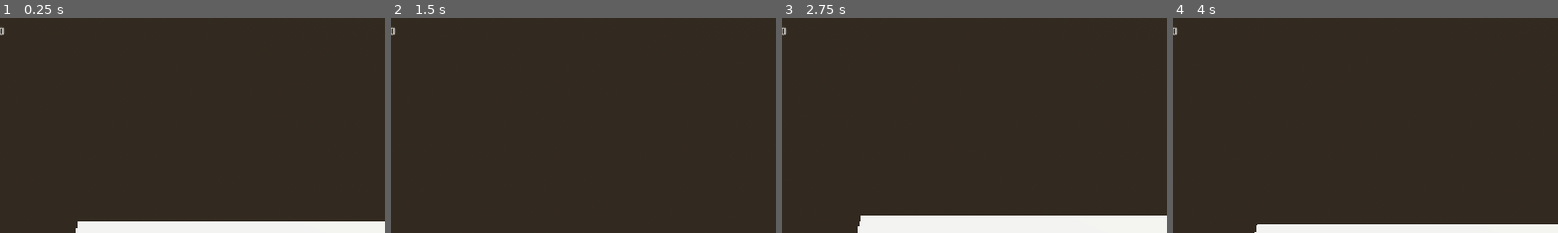
Above: before the commit, frames 1-4 (left to right).
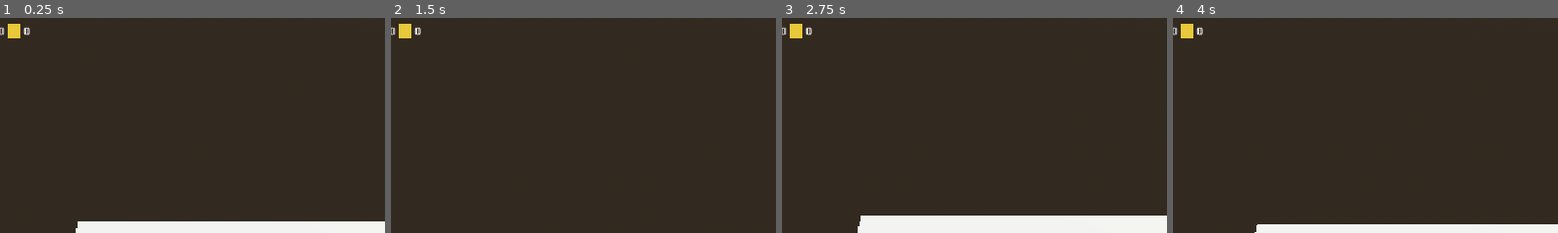
Above: after the commit, the same moments.

Repository: sirdik/zola-game-1
Game: Godot game, scene res://game/world/Forest.tscn
The game is run twice, just before and just after one commit, with the same random seed, the same clock (stepped at 60 frames per second) and the same inputs.
Inputs:
- Up to frame 1 (0.25 s): no input
- Up to frame 2 (1.5 s): tap Enter (p1_action) at 0.5, 0.6, 1.35 s; hold Up (p1_move_forward) 0.53-1.28 s; tap Space (p1_jump) at 0.77 s; hold Down (p1_move_back) from 1.28 s (still down)
- Up to frame 3 (2.75 s): tap Space (p1_jump) at 1.52 s; release Down (p1_move_back) at 2.03 s; hold Up (p1_move_forward) from 2.03 s (still down); tap Enter (p1_action) at 2.1 s
- Up to frame 4 (4 s): tap Enter (p1_action) at 2.85, 3.6 s; tap Space (p1_jump) at 3.02, 3.77 s; release Up (p1_move_forward) at 3.53 s; hold Down (p1_move_back) from 3.53 s (still down)
The pictures show only the part of the screen within x 30-80%, y 0-50%; the shares and areas given below are measured in that part.

The runs differ from the first frame. In frame 1, 0.3% of the frame differs, in the area x 2-8%, y 2-10%; in frame 2, 0.3%; in frame 3, 0.3%; in frame 4, 0.3%.

Commit message:
Add animal data, Animals autoload, and the horn item
- Create data/animals.json with 4 animals (fox, wolf, deer, bear)
- Create game/autoload/animals.gd with defensive JSON parsing
- Register Animals autoload in project.godot
- Add horn item to data/items.json
Co-Authored-By: Claude Haiku 4.5 <noreply@anthropic.com>
Claude-Session: https://claude.ai/code/session_014rTmxJaND9vaABnW6Byv9U

Diff:
--- /dev/null
+++ b/data/animals.json
@@ -0,0 +1,8 @@
+{
+  "animals": [
+    { "id": "fox", "name": "Liška", "map_char": "x", "color": "#E07A3E", "aggressive": false, "move_speed": 1.5, "wander_radius": 4.0, "notice_radius": 4.0, "pet_radius": 1.5 },
+    { "id": "wolf", "name": "Vlk", "map_char": "w", "color": "#6E6E6E", "aggressive": false, "move_speed": 1.5, "wander_radius": 4.0, "notice_radius": 4.0, "pet_radius": 1.5 },
+    { "id": "deer", "name": "Srnka", "map_char": "d", "color": "#A9754F", "aggressive": false, "move_speed": 1.8, "wander_radius": 5.0, "notice_radius": 5.0, "pet_radius": 1.5 },
+    { "id": "bear", "name": "Medvěd", "map_char": "B", "color": "#5C4028", "aggressive": true, "move_speed": 1.2, "wander_radius": 4.0, "chase_radius": 6.0, "chase_speed": 3.0, "catch_radius": 1.2, "give_up_time": 8.0, "energy_drain_on_hit": 15.0, "knockback_force": 6.0, "flee_speed": 4.0, "flee_duration": 4.0, "horn_radius": 6.0, "horn_cooldown": 3.0 }
+  ]
+}
--- a/data/items.json
+++ b/data/items.json
@@ -8,6 +8,7 @@
     { "id": "hazelnut", "name": "Oříšek", "map_char": "n", "color": "#8B5A2B", "energy_raw": 3 },
     { "id": "water", "name": "Voda", "map_char": "~", "color": "#6BADD1", "energy_raw": 1 },
     { "id": "block", "name": "Kostička", "map_char": "k", "color": "#C9A876", "energy_raw": 0, "edible": false },
-    { "id": "blueprint_house", "name": "Plánek domečku", "map_char": "H", "color": "#F5E6C8", "energy_raw": 0, "edible": false, "unlocks_building": "house" }
+    { "id": "blueprint_house", "name": "Plánek domečku", "map_char": "H", "color": "#F5E6C8", "energy_raw": 0, "edible": false, "unlocks_building": "house" },
+    { "id": "horn", "name": "Klakson", "map_char": "!", "color": "#E8C93A", "energy_raw": 0, "edible": false }
   ]
 }
--- /dev/null
+++ b/game/autoload/animals.gd
@@ -0,0 +1,42 @@
+extends Node
+
+const DATA_PATH := "res://data/animals.json"
+
+var _by_id: Dictionary = {}
+var _by_map_char: Dictionary = {}
+var _order: Array[String] = []
+
+func _ready() -> void:
+	var file := FileAccess.open(DATA_PATH, FileAccess.READ)
+	if file == null:
+		push_warning("animals: could not open %s" % DATA_PATH)
+		return
+	var content := file.get_as_text()
+	file.close()
+	var parsed: Variant = JSON.parse_string(content)
+	if not (parsed is Dictionary) or not parsed.has("animals") or not (parsed["animals"] is Array):
+		push_warning("animals: malformed %s" % DATA_PATH)
+		return
+	for entry in parsed["animals"]:
+		if not (entry is Dictionary) or not entry.has("id") or not (entry["id"] is String):
+			push_warning("animals: skipping an entry with a missing or invalid id in %s" % DATA_PATH)
+			continue
+		var id: String = entry["id"]
+		if not entry.has("color") or not (entry["color"] is String) or not Color.html_is_valid(entry["color"]):
+			push_warning("animals: entry '%s' has a missing or invalid color, defaulting to white" % id)
+			entry["color"] = "#ffffff"
+		if not entry.has("aggressive") or not (entry["aggressive"] is bool):
+			entry["aggressive"] = false
+		_by_id[id] = entry
+		_order.append(id)
+		if entry.has("map_char"):
+			_by_map_char[entry["map_char"]] = entry
+
+func get_by_id(animal_id: String) -> Dictionary:
+	return _by_id.get(animal_id, {})
+
+func get_by_map_char(ch: String) -> Dictionary:
+	return _by_map_char.get(ch, {})
+
+func all_ids() -> Array[String]:
+	return _order
--- a/project.godot
+++ b/project.godot
@@ -20,6 +20,7 @@
 Items="*res://game/autoload/items.gd"
 Game="*res://game/autoload/game.gd"
 Recipes="*res://game/autoload/recipes.gd"
+Animals="*res://game/autoload/animals.gd"
 
 [display]
 
